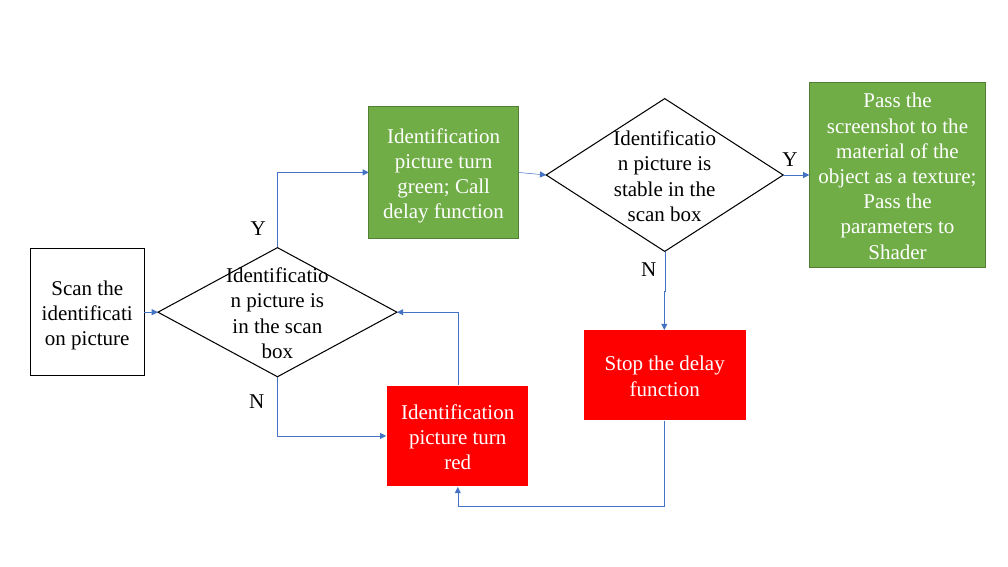
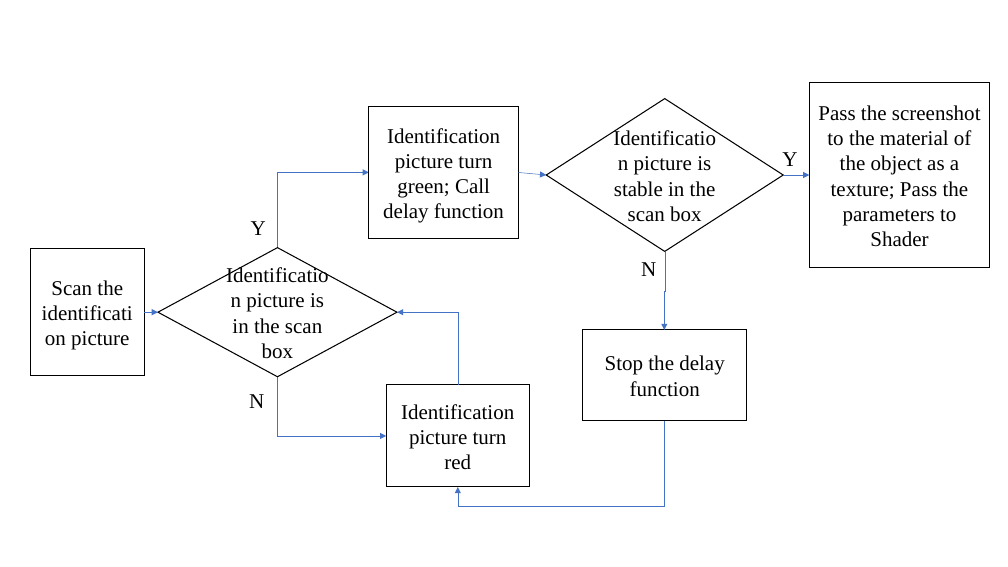
Before and after one commit to duanxiaoyun/PhD-thesis-, a slide deck: slide 7 of temp files.pptx. Drawn at 1008x567 pixels with LibreOffice and Linux fonts; fonts in the diff are those of the drawing. Boxes give left, top, right and bottom in pixels: in the first picture for what was removed or moved away, otherwise in the second. Text is boxed around its words. In the diff, an @@ line names an element or a change of style, - is before the commit and + after.

```diff
--- a/temp files.pptx
+++ b/temp files.pptx
@@ rectangle "Pass the screenshot to the ..." at bbox=[810, 82, 990, 268]: text colour #FFFFFF to #000000; fill #70AD47 to #FFFFFF; outline #538035 1 pt to #000000 1 pt @@
@@ rectangle "Pass the screenshot to the ...": place and size @@
-rectangle "Pass the screenshot to the ..." at bbox=[810, 82, 986, 268]
+rectangle "Pass the screenshot to the ..." at bbox=[810, 82, 990, 268]
@@ rectangle "Identification picture turn green; Call ..." at bbox=[369, 107, 519, 239]: text colour #FFFFFF to #000000; fill #70AD47 to #FFFFFF; outline #538035 1 pt to #000000 1 pt @@
@@ rectangle "Stop the delay function" at bbox=[583, 330, 747, 421]: text colour #FFFFFF to #000000; fill #FF0000 to #FFFFFF; outline #FFFFFF 1.5 pt to #000000 1 pt @@
@@ rectangle "Identification picture turn red" at bbox=[386, 385, 529, 487]: text colour #FFFFFF to #000000; fill #FF0000 to #FFFFFF; outline #FFFFFF 1.5 pt to #000000 1 pt @@
```
Also in this commit, not shown: 1 other slide changed, 1 slide added, 16 other files.
